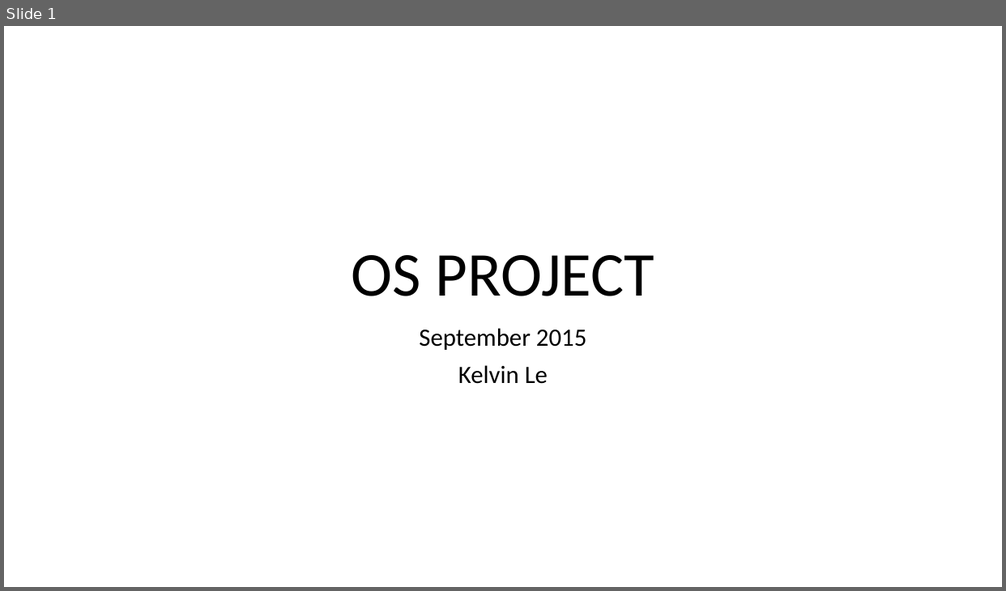
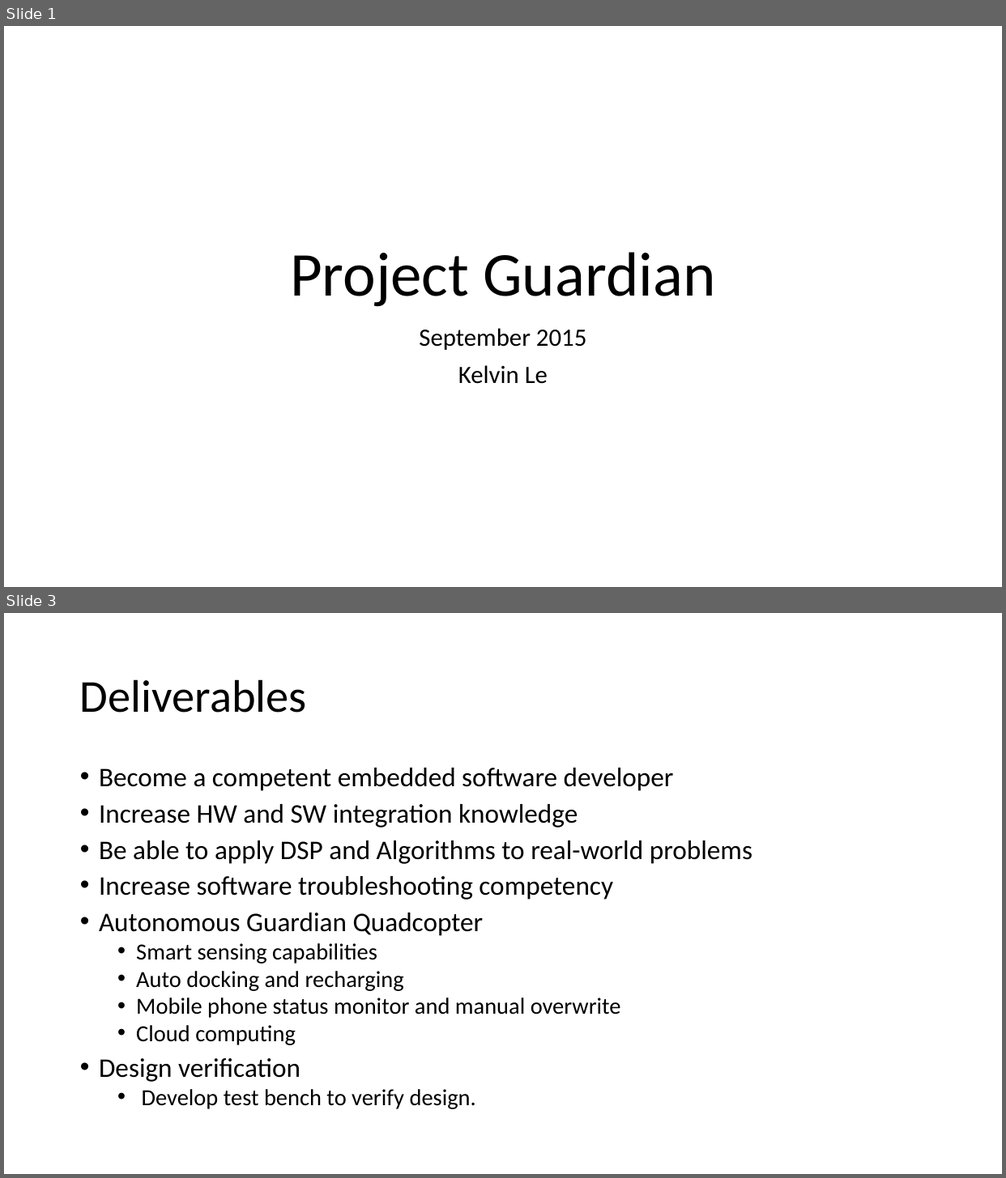
Before and after one commit to kle8309/OS_PROJECT, a slide deck: Resources/Systems Eng/OS PROJECT System Specs.pptx. Shown one above the other, each under a label of ours: slide 1 before the commit, slides 1 and 3 after it; the slides between them are not shown. The pictures are 1006x591 and 1006x1178 pixels, drawn with LibreOffice and Linux fonts; fonts in the diff are those of the drawing. Boxes give left, top, right and bottom in pixels: in the first picture for what was removed or moved away, otherwise in the second. Text is boxed around its words. In the diff, an @@ line names an element or a change of style, - is before the commit and + after.

```diff
--- a/Resources/Systems Eng/OS PROJECT System Specs.pptx
+++ b/Resources/Systems Eng/OS PROJECT System Specs.pptx
@@ slide 3 added at <box>4,613,1002,1174</box>, background #FFFFFF @@
@@ title added at <box>80,679,307,713</box>, 44 pt, text #000000 @@
+Deliverables
@@ text added at <box>99,768,752,1110</box>, 25.9 pt, text #000000 @@
+• Become a competent embedded software developer
+• Increase HW and SW integration knowledge
+• Be able to apply DSP and Algorithms to real-world problems
+• Increase software troubleshooting competency
+• Autonomous Guardian Quadcopter
+  • Smart sensing capabilities
+  • Auto docking and recharging
+  • Mobile phone status monitor and manual overwrite
+  • Cloud computing
+• Design verification
+  • Develop test bench to verify design.
@@ slide 1 changed as well @@
@@ title at <box>290,252,715,307</box>: text changed @@
-OS PROJECT
+Project Guardian
```
Also in this commit, not shown: 2 other slides changed, 6 other slides added, 1 other file.
